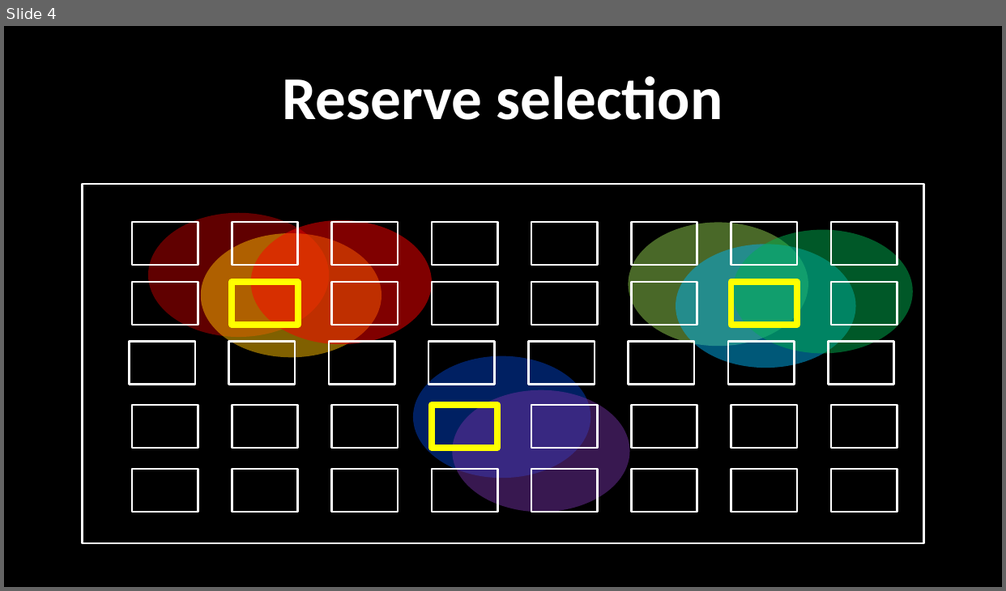
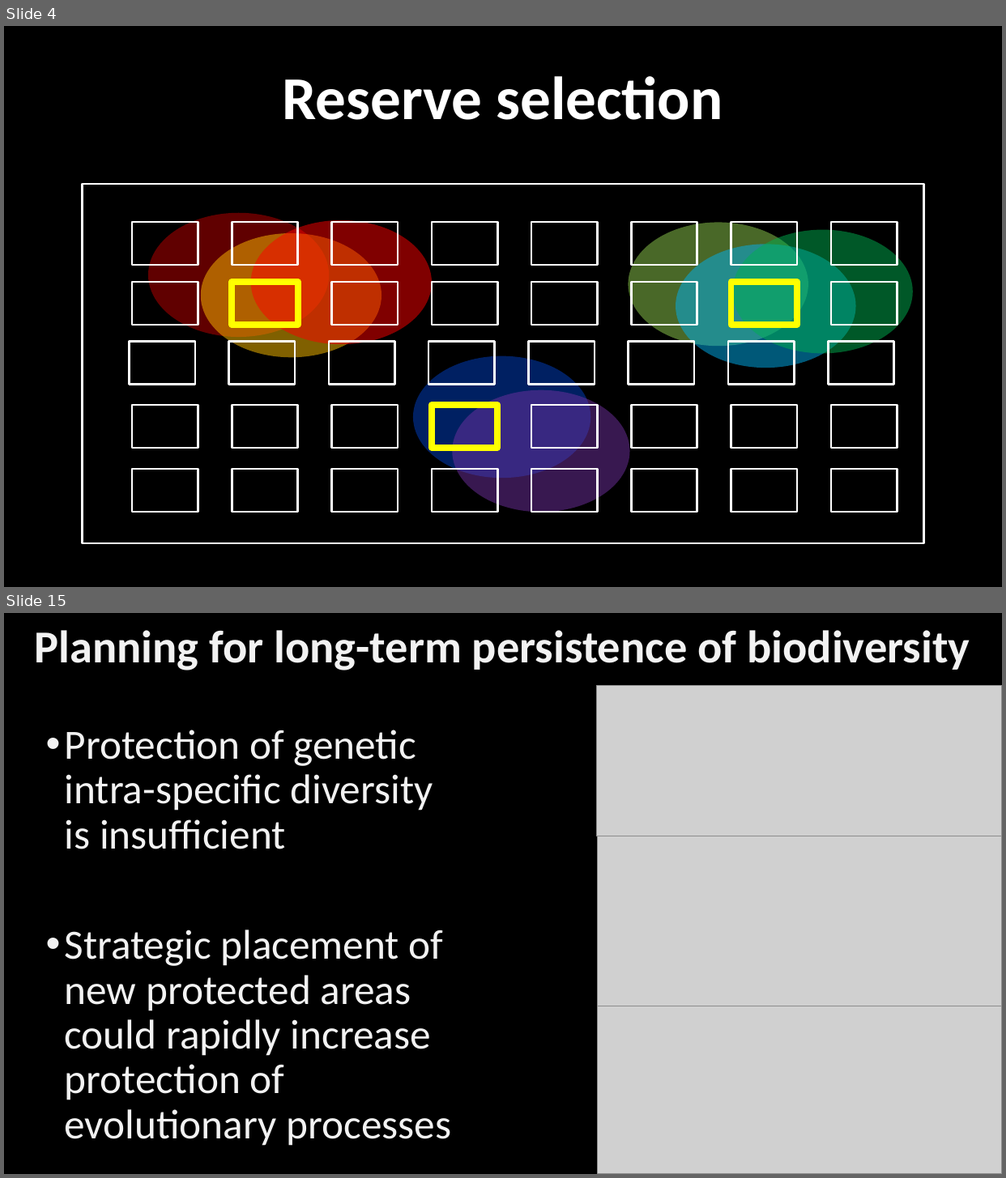
Before and after one commit to jeffreyhanson/abstracts-and-slides, a slide deck: seminars/EEF-presentation-02-08-2019/jeffrey-hanson-eff-slides.pptx. Shown one above the other, each under a label of ours: slide 4 before the commit, slides 4 and 15 after it; the slides between them are not shown. The pictures are 1006x591 and 1006x1178 pixels, drawn with LibreOffice and Linux fonts; fonts in the diff are those of the drawing; grey boxes stand for pictures. Boxes give left, top, right and bottom in pixels: in the first picture for what was removed or moved away, otherwise in the second. Text is boxed around its words. In the diff, an @@ line names an element or a change of style, - is before the commit and + after.

```diff
--- a/seminars/EEF-presentation-02-08-2019/jeffrey-hanson-eff-slides.pptx
+++ b/seminars/EEF-presentation-02-08-2019/jeffrey-hanson-eff-slides.pptx
@@ slide 15 added at (4, 613, 1002, 1174), background #000000 @@
@@ title added at (34, 630, 970, 671), 44 pt, text #F2F2F2, bold @@
+Planning for long-term persistence of biodiversity
@@ picture added at (596, 686, 1002, 837) @@
@@ text added at (65, 730, 451, 1146), 40 pt, text #F2F2F2 @@
+• Protection of genetic intra-specific diversity is insufficient
+• Strategic placement of new protected areas could rapidly increase protection of evolutionary processes
@@ picture added at (598, 837, 1002, 1006) @@
@@ picture added at (598, 1006, 1002, 1174) @@
```
Also in this commit, not shown: 4 slides changed, 8 other slides added, 5 slides removed.
